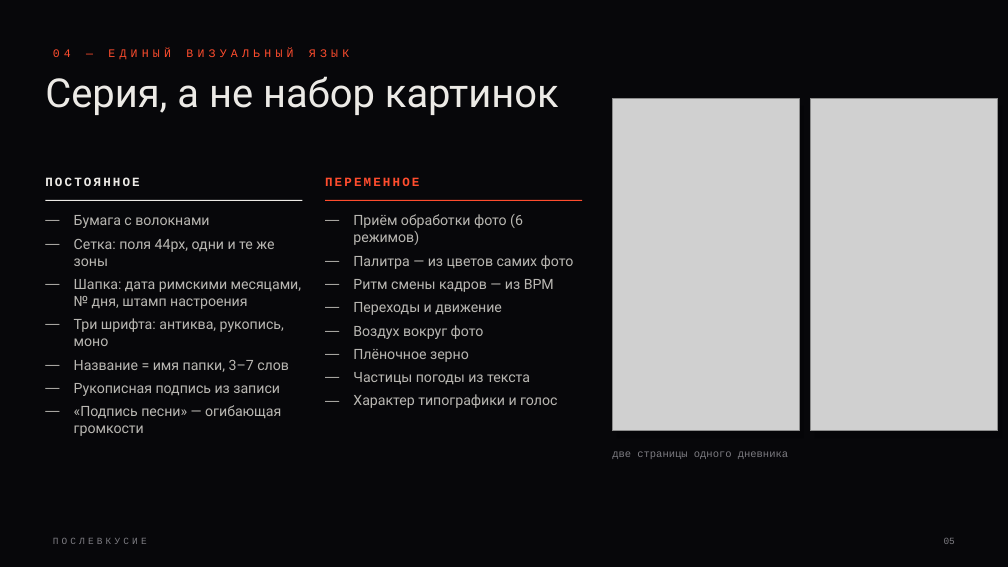
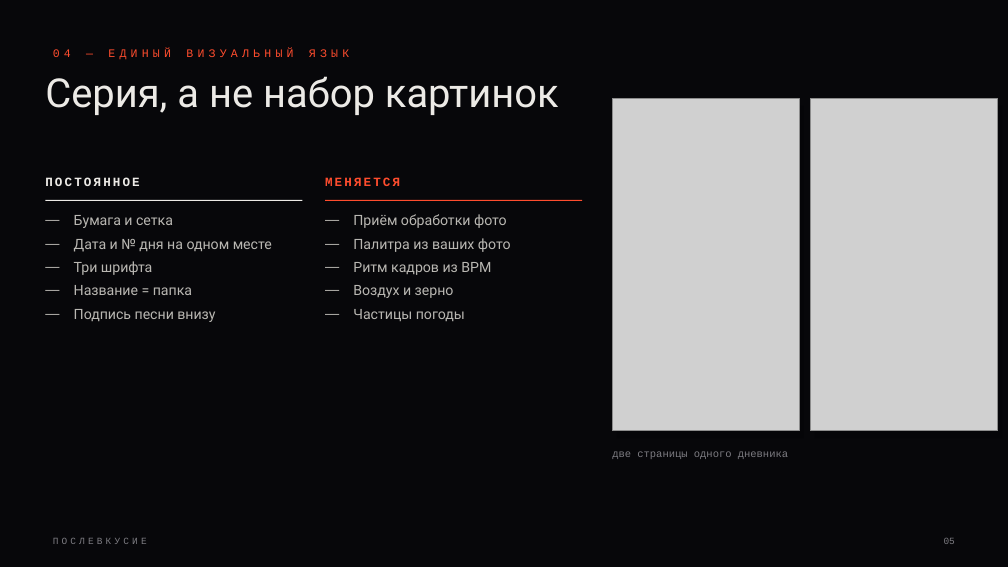
Before and after one commit to asylbeksofiev-pixel/poslevkusie, a slide deck: slide 5 of docs/presentation/Послевкусие — презентация.pptx. Drawn at 1008x567 pixels with LibreOffice and Linux fonts; fonts in the diff are those of the drawing; grey boxes stand for pictures. Boxes give left, top, right and bottom in pixels: in the first picture for what was removed or moved away, otherwise in the second. Text is boxed around its words. In the diff, an @@ line names an element or a change of style, - is before the commit and + after.

Commit message:
Надёжность и полировка: библиотеки без CDN, чёткий рендер и любые пропорции фото, звук в видео для ссылок, стабильная главная, запись дня в 3 шага, визуальная «Система», лёгкая страница дня, короче тексты

```diff
--- a/docs/presentation/Послевкусие — презентация.pptx
+++ b/docs/presentation/Послевкусие — презентация.pptx
@@ text at box(325, 177, 400, 186): text changed @@
-ПЕРЕМЕННОЕ
+МЕНЯЕТСЯ
@@ text at box(74, 215, 272, 322): text changed @@
-— Бумага с волокнами
-— Сетка: поля 44px, одни и те же зоны
-— Шапка: дата римскими месяцами, № дня, штамп настроения
-— Три шрифта: антиква, рукопись, моно
-— Название = имя папки, 3–7 слов
-— Рукописная подпись из записи
-— «Подпись песни» — огибающая громкости
+— Бумага и сетка
+— Дата и № дня на одном месте
+— Три шрифта
+— Название = папка
+— Подпись песни внизу
@@ text at box(353, 214, 511, 321): text changed @@
-— Приём обработки фото (6 режимов)
-— Палитра — из цветов самих фото
-— Ритм смены кадров — из BPM
-— Переходы и движение
-— Воздух вокруг фото
-— Плёночное зерно
-— Частицы погоды из текста
-— Характер типографики и голос
+— Приём обработки фото
+— Палитра из ваших фото
+— Ритм кадров из BPM
+— Воздух и зерно
+— Частицы погоды
```
Also in this commit, not shown: 13 other slides changed, 1 slide added, 1 slide removed, 20 other files.
